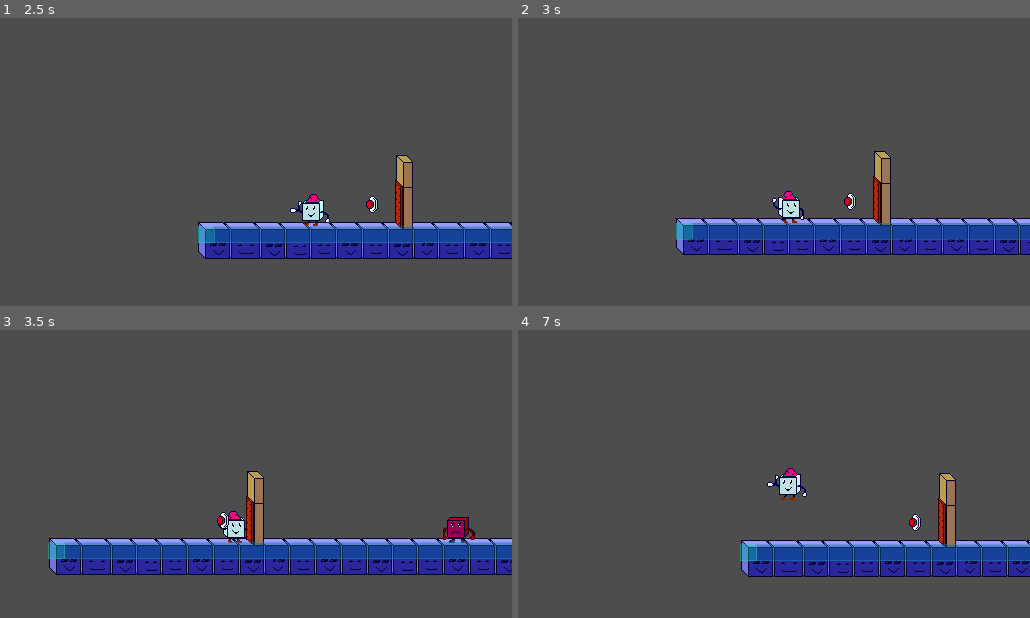
Above: before the commit, frames 1-4 (two rows, left to right).
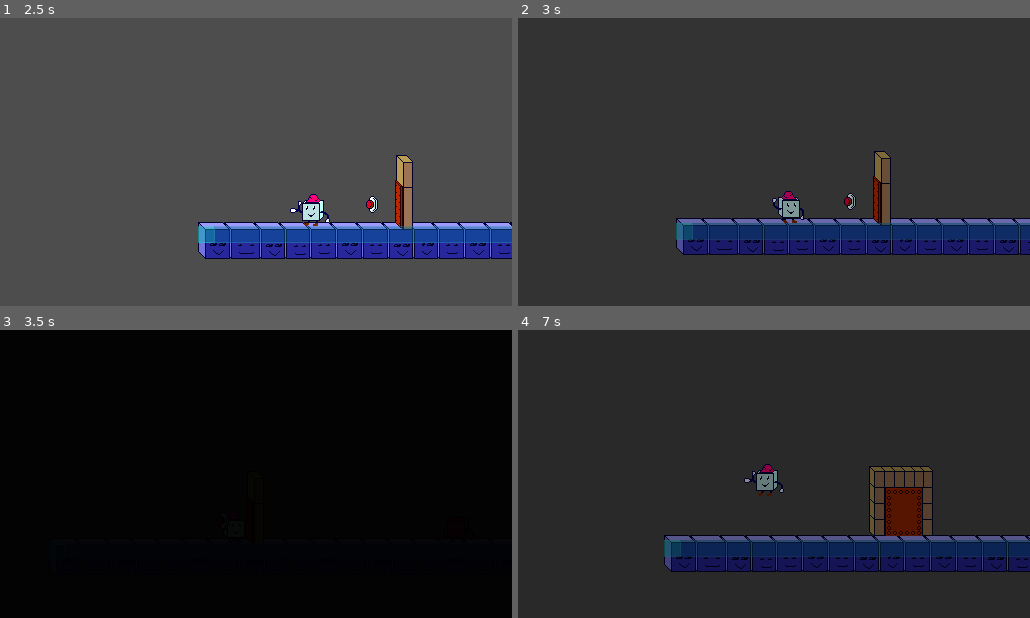
Above: after the commit, the same moments.

Repository: Doomn00b/Kewb
Game: Godot game, scene res://GUI/SplashScreenManager.tscn
Two runs of this game, one before a commit and one after it. Both use one fixed random seed, a clock stepped at 60 frames per second and the inputs below.
Inputs:
- Up to frame 1 (2.5 s): tap Enter (ui_accept) at 0.5 s; hold Right (move_forward) 0.53-2.03 s; tap Z (attack) at 0.6, 2.1 s; tap Space (jump) at 0.77, 1.52 s; tap X (charge) at 1.35 s; hold Left (move_back) from 2.03 s (still down)
- Up to frame 2 (3 s): release Left (move_back) at 2.78 s; hold Right (move_forward) from 2.78 s (still down); tap X (charge) at 2.85 s
- Up to frame 3 (3.5 s): keep holding Right (move_forward); tap Space (jump) at 3.02 s
- Up to frame 4 (7 s): tap Z (attack) at 3.6, 5.1, 6.6 s; tap Space (jump) at 3.77, 4.52, 6.02, 6.77 s; tap F9 (load_test) at 4.15 s; release Right (move_forward) at 4.28 s; hold Left (move_back) 4.28-5.03 s; tap X (charge) at 4.35, 5.85 s; tap F5 (save_test) at 4.9 s; hold Right (move_forward) 5.03-5.78 s; hold Left (move_back) from 5.78 s (still down)

Frame 1 is identical in both runs. In frame 2, 99% of the frame differs, in the area x 0-100%, y 0-100%; in frame 3, 100%; in frame 4, 100%.
Error before the commit: Parse Error: Class "GameManager" hides a global script class. (res://levels/main.tscn::GDScript_ifaiv:1)

Commit message:
CODE: Save-game shit... nothing works. Following too many tutorials.

Diff:
--- /dev/null
+++ b/characters/Character.gd
@@ -0,0 +1,4 @@
+class_name Character
+extends Resource
+
+@export var upgrades:= [""]
--- a/characters/Player/player.gd
+++ b/characters/Player/player.gd
@@ -150,7 +150,7 @@
 			velocity.x = (move_dir * running_speed).x
 			_apply_gravity(delta)
 			current_anim_state = AnimationState.PARUN
-			print_debug("Running!")
+			#print_debug("Running!")
 		MovementState.AIRBORNE:
 			pass
 		MovementState.UNDERWATER:
--- a/game_management/SaveGame.gd
+++ b/game_management/SaveGame.gd
@@ -8,9 +8,14 @@
 #@export var best_score := 0 #If you have a best score...
 #@export var scores_history := [] #Array that holds our score-history.
 
-@export var pp_upgrade: Resource = null #The power-punch upgrade
+#@export var pp_upgrade: Resource = null #The power-punch upgrade
 
 @export var player_glob_pos := Vector2(0,0) #This will use the players global position from spawn-points.
+@export var current_level_path := ""
 @export var is_facing_right: bool #Whether the player will face left or right, when loaded.
 
-#var player_direction = Player.last_direction
+#We need:
+	#Global Position
+	#Players current health. player/health
+	#Upgrades
+	#Direction the player was facing. player/current_direction
--- a/game_management/SaveManager.gd
+++ b/game_management/SaveManager.gd
@@ -1,35 +1,43 @@
 #Based on this tutorial: https://www.youtube.com/watch?v=TGdQ57qCCF0
 #And this: https://www.gdquest.com/library/save_game_godot4/#what-changed-in-godot-4
+@icon("res://game_management/save_symbol.png")
 class_name SaveManager
-extends Resource
+extends Node
 
 const SAVE_GAME_PATH:= "user://savegame.tres"
 var save_game: SaveGame = null
 
-@export var player_char: Resource
+@export var player_char: Resource #THIS is an issue! My player is not based on a resource.
 @export var upgrades: Resource
 
 @export var level_name := ""
 @export var player_glob_pos := Vector2.ZERO
 
-func _ready() -> void:
-	pass
+func _ready() -> void: #For some reason we have to create an empty save-file before we can start saving/loading...
+	if ResourceLoader.exists(SAVE_GAME_PATH):
+		save_game = ResourceLoader.load(SAVE_GAME_PATH, "", ResourceLoader.CACHE_MODE_IGNORE)
+	else: #But if there is no save-file, we'll create a new one.
+		save_game = SaveGame.new()
 
 func write_save() -> void:
-	var error_code:= ResourceSaver.save(self, SAVE_GAME_PATH)
+	var error_code:= ResourceSaver.save(save_game, SAVE_GAME_PATH)
 	if error_code != OK:
 		push_error("Failed to save game: " + error_string(error_code))
+	else:
+		print_debug("Saved game.")
 
 func load_save() -> void:
 	if ResourceLoader.exists(SAVE_GAME_PATH):
 		save_game = ResourceLoader.load(SAVE_GAME_PATH, "", ResourceLoader.CACHE_MODE_IGNORE)
-		#print_debug("SHIT!")
+		print_debug("Loaded game")
 	else:
-		print_debug("SHIT!")
+		print_debug("SHIT! Couldn't load!")
 
 #Function for testing the saving and loading, with keyboard shortcuts, instead of UI and checkpoints.
-func _unhandled_input(event: InputEvent) -> void:
+func _unhandled_input(_event: InputEvent) -> void:
+	#F5 for saving
 	if Input.is_action_just_pressed("save_test"):
 		write_save()
+	#F9 for loading
 	if Input.is_action_just_pressed("load_test"):
 		load_save()
--- a/game_management/SaveManagerOld.gd
+++ b/game_management/SaveManagerOld.gd
@@ -22,7 +22,7 @@
 
 
 # Called every frame. 'delta' is the elapsed time since the previous frame.
-func _process(delta: float) -> void:
+func _process(_delta: float) -> void:
 	pass
 
 func create_new_game_save() -> void:
@@ -48,10 +48,10 @@
 	pass
 
 func load_game() -> void:
-	var load_file = FileAccess.open("user://save.sav",FileAccess.READ)
+	var _load_file = FileAccess.open("user://save.sav",FileAccess.READ)
 
 #Function for testing the saving and loading, with keyboard shortcuts, instead of UI and checkpoints.
-func _unhandled_input(event: InputEvent) -> void:
+func _unhandled_input(_event: InputEvent) -> void:
 	if Input.is_action_just_pressed("save_test"):
 		create_new_game_save()
 	if Input.is_action_just_pressed("load_test"):
--- a/levels/level.gd
+++ b/levels/level.gd
@@ -13,5 +13,5 @@
 func _ready():
 	player = Player.instance
 
-func place_player(Player, entry_point : int):
+func place_player(player, entry_point : int):
 	player.global_position = entry_dict[entry_point].global_position
--- a/levels/main.tscn
+++ b/levels/main.tscn
@@ -1,120 +1,18 @@
 [gd_scene format=3 uid="uid://q0bh23avpg8e"]
 
+[ext_resource type="Script" uid="uid://b05hv42pd7wly" path="res://game_management/GameManager.gd" id="1_qy63d"]
 [ext_resource type="PackedScene" uid="uid://ck072mpnnrudx" path="res://characters/Player/player.tscn" id="2_5k4jt"]
 [ext_resource type="PackedScene" uid="uid://catv4gbu1rp2n" path="res://levels/KewbTest1.tscn" id="2_jyhfs"]
 [ext_resource type="PackedScene" uid="uid://cepwkqqc6s3dp" path="res://levels/KewbTest2.tscn" id="3_ifaiv"]
 [ext_resource type="PackedScene" uid="uid://dsjr2e3n05mnb" path="res://GUI/GUI.tscn" id="3_m1504"]
 [ext_resource type="PackedScene" uid="uid://lc0p06eyckk2" path="res://game_management/TransitionController.tscn" id="4_m1504"]
-[ext_resource type="Script" uid="uid://chw6nlvn3d152" path="res://game_management/SaveManagerOld.gd" id="6_5k4jt"]
-
-[sub_resource type="GDScript" id="GDScript_ifaiv"]
-script/source = "class_name GameManager
-extends Node
-#This is our Singleton that remembers our score and other things, in-between scenes.
-#The GAME MANAGER, essentially.
-@export var level_2D : Node2D #We set up a variable for the levels.
-@export var gui : Control #A variable for the various Graphical User Interface.
-
-var current_level2d : Node2D
-var current_gui : Control
-var level_dict : Dictionary[String, Node2D] = {}
-var gui_dict : Dictionary[String, Control] = {} #Store loaded scenes by path. We make a dictionary for our scenes, so we don't overload memory.
-var is_game_over : bool = false #Boolean that controls if the game is over or not.
-#var score: int = 0 #We have a variable for score, which of course starts at zero.
-static var instance : GameManager
-
-func _init() -> void:
-	instance = self
-
-func _ready() -> void:
-	current_gui = null
-	current_level2d = level_2D #When you start, the current Level2D should just be the preset one.
-	#We define entries in the Gui and Level -dictionaries.
-	level_dict[\"Level1\"] = %LevelTest1
-	level_dict[\"Level2\"] = %LevelTest2
-	gui_dict[\"PauseMenu\"] = %PauseMenu
-# Called every frame. 'delta' is the elapsed time since the previous frame.
-func _process(delta: float) -> void:
-	_game_over_check(delta)
-
-func _game_over_check(_delta) -> void:
-	if is_game_over == true and Input.is_action_just_pressed(\"ui_accept\") :
-		print_debug(\"enter has been pressed\")
-		#Reload the scene.
-		get_tree().reload_current_scene() #We get the whole tree, everything in every scene & then we reload the current scene, aka level.
-		reset_values() #And reset the values too.
-
-func change_level2D(new_level : String,
-	entry_point : int,
-	transition: bool = true,
-	seconds: float = 0.8) -> void:
-
-	#Condition to run a scene-transition.
-	if transition == true:
-		print_debug(\"We shall run a transition\")
-		TransitionController.instance.transition_out(seconds) #Get the instance of the controller & run the transition_out function.
-		await TransitionController.instance.animation_player.animation_finished #Wait until the animation is done.
-	#End transition-condition.
-	#OLD LEVEL TURN OFF
-	current_level2d.visible = false
-	current_level2d.process_mode = Node.PROCESS_MODE_DISABLED
-	current_level2d = level_dict[new_level]
-
-	#NEW LEVEL TURN ON
-	current_level2d.place_player(Player.instance, entry_point) #We run the place-player function from the Level-script, using the string that references an Entry-point.
-	await get_tree().process_frame
-	current_level2d.visible = true
-	current_level2d.process_mode = Node.PROCESS_MODE_INHERIT
-
-	if transition == true:
-		TransitionController.instance.transition_in(seconds) #Now we run the fade in transition as well.
-
-#This function manages GUI-scenes/prefabs
-func change_gui_scene(
-	#Local variables (WHY do I need to make these local?? seems like extra text.)
-	new_guiscene: String,
-	delete: bool,
-	keep_running: bool,
-	transition: bool,
-	seconds: float = 0.8 ) -> void:
-
-	#Condition to run a gui scene-transition.
-	if transition == true:
-		print_debug(\"We shall run a transition\")
-		TransitionController.instance.transition_out(seconds) #Get the instance of the controller & run the transition_out function.
-		await TransitionController.instance.animation_player.animation_finished #Wait until the animation is done.
-	elif transition == false:
-		pass
-	#End transition-condition.
-
-	#Conditions to change GUI.
-	if current_gui != null: #If we've currently got a GUI...
-		if delete:
-			current_gui.queue_free() #Remove from memory.
-			gui_dict.erase(gui_dict.find_key(current_gui)) #remove it from dictionary.
-		elif keep_running:
-			current_gui.visible = false #Keeps the gui in memory and running.
-			current_gui.process_mode = Node.PROCESS_MODE_DISABLED
-
-	var new_gui: Control
-	if gui_dict.has(new_guiscene):
-		new_gui = gui_dict[new_guiscene]
-		new_gui.visible = true
-		new_gui.process_mode = Node.PROCESS_MODE_INHERIT
-
-	if transition == true:
-		TransitionController.instance.transition_in(seconds) #Now we run the fade in transition as well.
-
-func reset_values(): #Because you died, but you're restarting...
-	#score = 0
-	is_game_over = false
-	print_debug(\"Restarting game.\")
-"
+[ext_resource type="Script" uid="uid://byfwftw4s2gg6" path="res://game_management/SaveManager.gd" id="7_qy63d"]
+[ext_resource type="Script" uid="uid://30xq3u7y0hye" path="res://characters/Character.gd" id="8_6et1j"]
 
 [node name="Main" type="Node2D" unique_id=518110699]
 
 [node name="GameManager" type="Node" parent="." unique_id=1162974979 node_paths=PackedStringArray("level_2D", "gui")]
-script = SubResource("GDScript_ifaiv")
+script = ExtResource("1_qy63d")
 level_2D = NodePath("../LevelTest1")
 gui = NodePath("../CanvasLayer/GUI")
 
@@ -155,4 +53,5 @@
 metadata/_edit_use_anchors_ = true
 
 [node name="SaveManager" type="Node" parent="." unique_id=542018000]
-script = ExtResource("6_5k4jt")
+script = ExtResource("7_qy63d")
+player_char = ExtResource("8_6et1j")
Not shown, added: characters/Character.gd.uid
